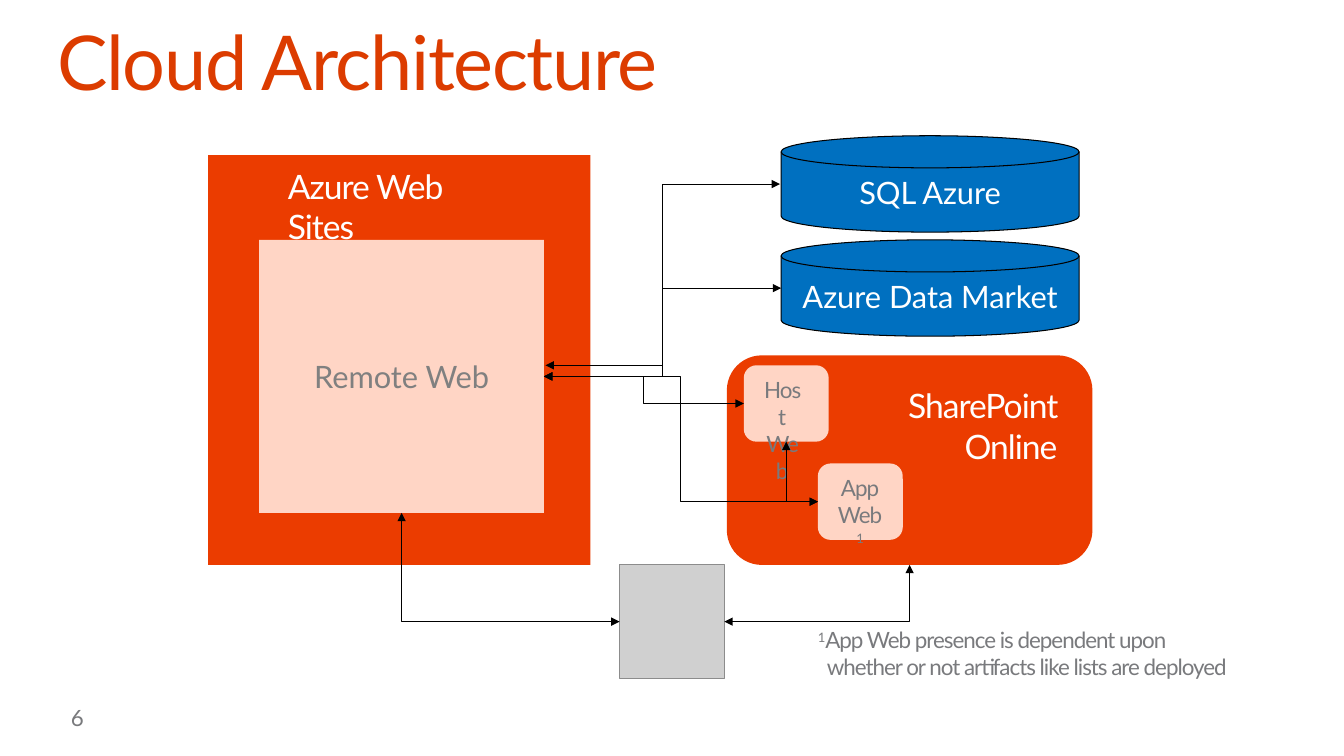
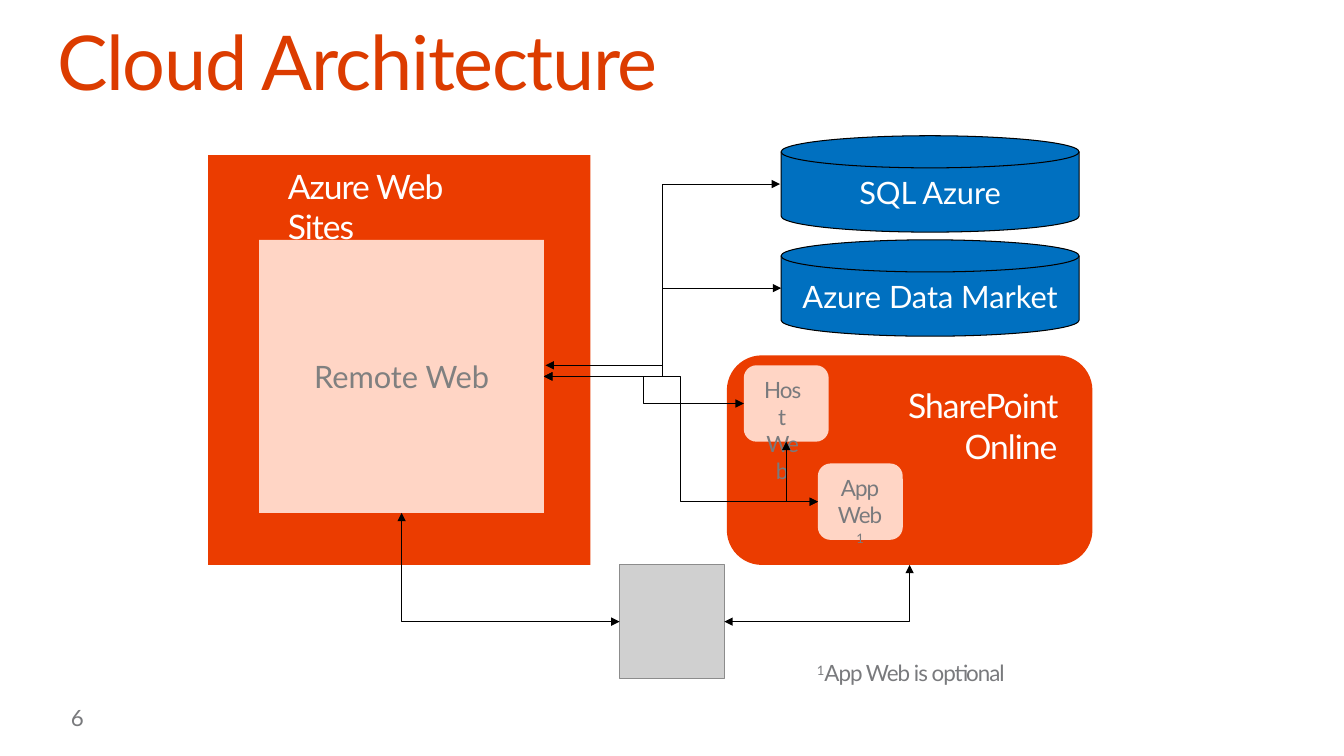
Before and after one commit to OfficeDev/TrainingContent, a slide deck: slide 6 of O3652-6 Deep Dive into Provider Hosted Apps/O3652-6 Deep Dive into Provider Hosted Apps.pptx. Drawn at 1344x756 pixels with LibreOffice and Linux fonts; fonts in the diff are those of the drawing; grey boxes stand for pictures; background and template pictures are left out. Boxes give left, top, right and bottom in pixels: in the first picture for what was removed or moved away, otherwise in the second. Text is boxed around its words. In the diff, an @@ line names an element or a change of style, - is before the commit and + after.

```diff
--- a/O3652-6 Deep Dive into Provider Hosted Apps/O3652-6 Deep Dive into Provider Hosted Apps.pptx
+++ b/O3652-6 Deep Dive into Provider Hosted Apps/O3652-6 Deep Dive into Provider Hosted Apps.pptx
@@ text at [866, 664, 1005, 685]: text changed @@
-1App Web presence is dependent upon
-whether or not artifacts like lists are deployed
+1App Web is optional
```
Also in this commit, not shown: 1 other slide changed, 1 other file.
